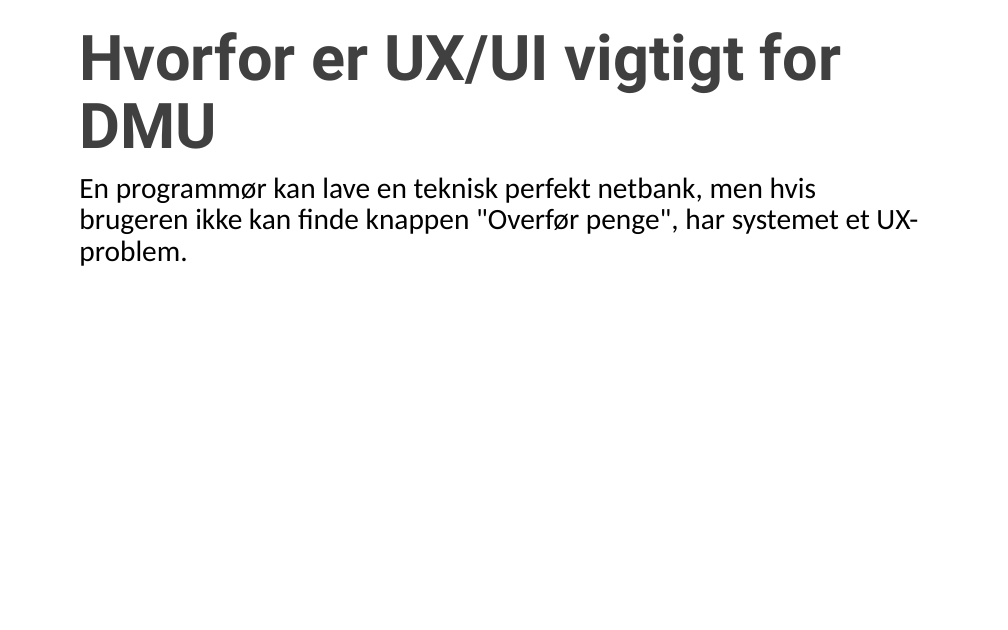
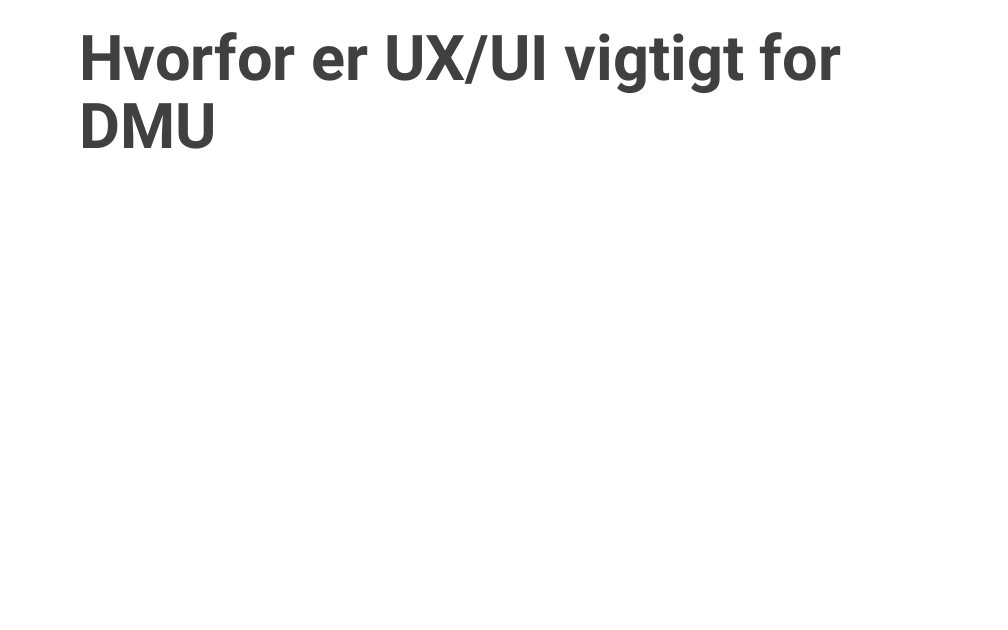
Before and after one commit to xiaoleibi/DMU26, a slide deck: slide 7 of UX valgfag2026.pptx (slide 12 before the commit). Drawn at 1008x630 pixels with LibreOffice and Linux fonts; fonts in the diff are those of the drawing. Boxes give left, top, right and bottom in pixels: in the first picture for what was removed or moved away, otherwise in the second. Text is boxed around its words. In the diff, an @@ line names an element or a change of style, - is before the commit and + after.

```diff
--- a/UX valgfag2026.pptx
+++ b/UX valgfag2026.pptx
@@ text removed at box(79, 177, 918, 266) @@
-En programmør kan lave en teknisk perfekt netbank, men hvis brugeren ikke kan finde knappen "Overfør penge", har systemet et UX-problem.
```
Also in this commit, not shown: 3 other slides changed, 1 slide added, 13 slides removed.
